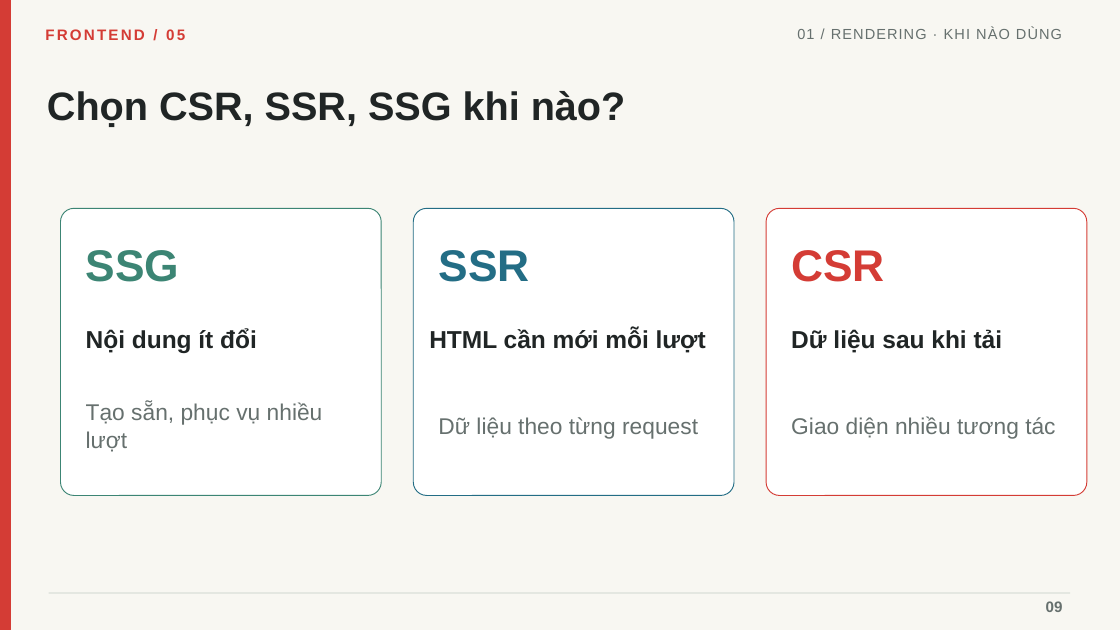
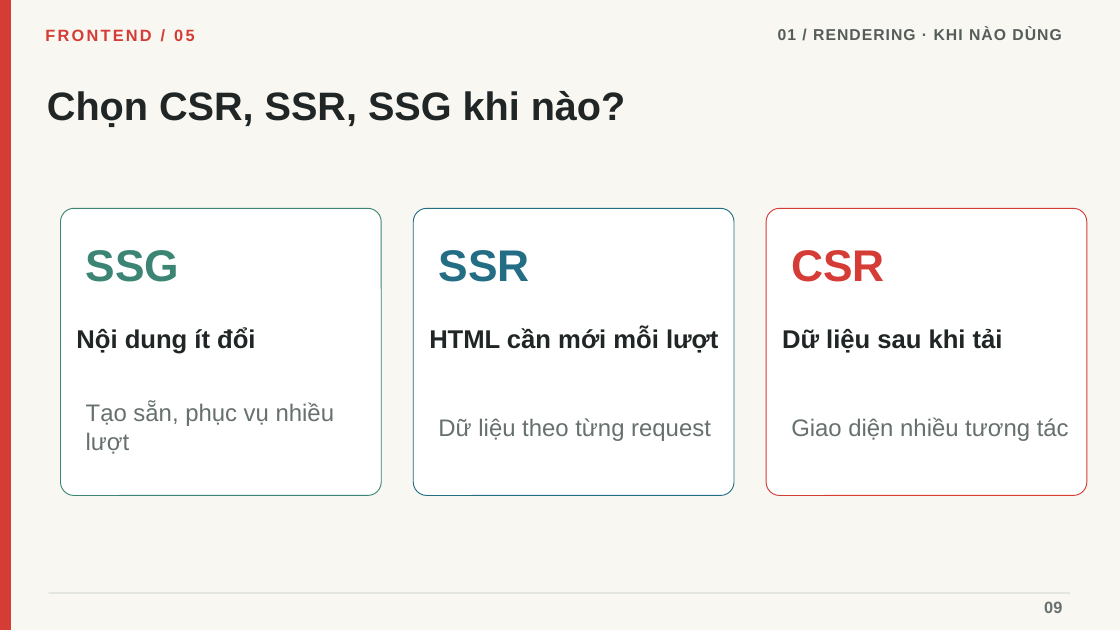
Before and after one commit to linhtn-spec/seminar-nextjs, a slide deck: slide 9 of Seminar_05_Frontend_Roadmap_Tieng_Viet_Da_Chinh_Sua.pptx. Drawn at 1120x630 pixels with LibreOffice and Linux fonts; fonts in the diff are those of the drawing. Boxes give left, top, right and bottom in pixels: in the first picture for what was removed or moved away, otherwise in the second. Text is boxed around its words. In the diff, an @@ line names an element or a change of style, - is before the commit and + after.

```diff
--- a/Seminar_05_Frontend_Roadmap_Tieng_Viet_Da_Chinh_Sua.pptx
+++ b/Seminar_05_Frontend_Roadmap_Tieng_Viet_Da_Chinh_Sua.pptx
@@ text "FRONTEND / 05" at box(45, 29, 194, 41): size 13 to 14 pt @@
@@ text "01 / RENDERING · KHI ..." at box(778, 29, 1061, 40): size 12.5 to 13.5 pt, text colour #66706E to #555D5B, bold on @@
@@ text "Nội dung ít đổi": place and size @@
-text "Nội dung ít đổi" at box(86, 328, 257, 353)
+text "Nội dung ít đổi" at box(76, 327, 255, 354)
@@ size 21 to 22 pt in 3 elements at box(429, 327, 718, 353), box(76, 327, 255, 354), box(782, 329, 1003, 353) @@
@@ text "Dữ liệu sau khi tải": place and size @@
-text "Dữ liệu sau khi tải" at box(791, 329, 1003, 353)
+text "Dữ liệu sau khi tải" at box(782, 329, 1003, 353)
@@ size 19.5 to 20.5 pt in 3 elements at box(86, 402, 334, 454), box(438, 418, 711, 441), box(791, 417, 1069, 441) @@
@@ text "09" at box(1044, 601, 1062, 613): size 13 to 14 pt @@
```
Also in this commit, not shown: 27 other slides changed, 1 other file.
